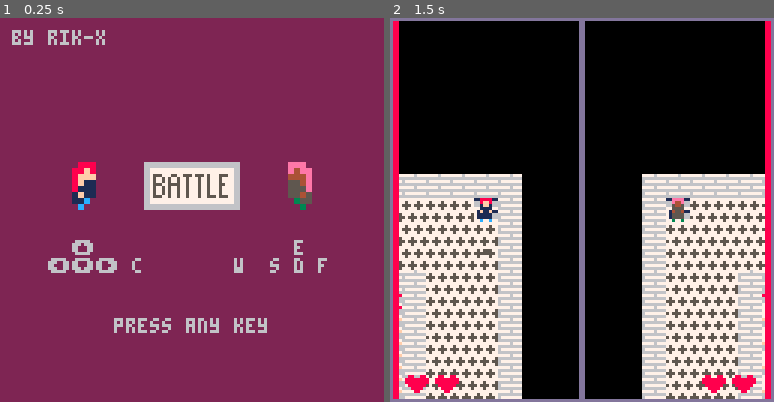
Above: before the commit, frames 1-2 (left to right).
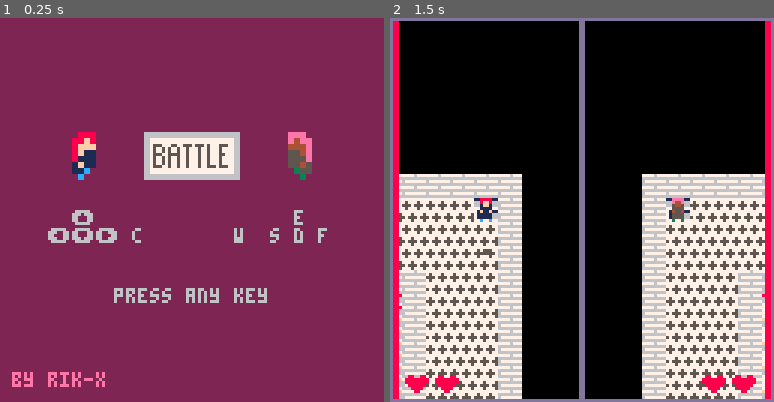
Above: after the commit, the same moments.

Repository: rik-cross/pico-8-battle
Game: PICO-8 cartridge battle.p8
Two runs of this game, one before a commit and one after it. Both use one fixed random seed, a clock stepped at 60 frames per second and the inputs below.
Inputs:
- Up to frame 1 (0.25 s): no input
- Up to frame 2 (1.5 s): tap O (Z key) at 0.33, 0.7, 1.43 s; tap X (X key) at 1.07 s

The runs differ from the first frame. In frame 1, 11% of the frame differs, in the area x 3-86%, y 3-97%; in frame 2, nothing differs.

Commit message:
Start screen updates

Diff:
--- a/battle.p8
+++ b/battle.p8
@@ -740,22 +740,20 @@
  while (not btn(4) and
        not btn(5)) do
 
-  print('by rik-x',4,4)
-  spr(64,48,48,4,2)
-  spr(68,20,48,2,2)
+  spr(64,48,38,4,2)
+  spr(68,20,38,2,2)
   pal(1,5)
   pal(8,14)
   pal(12,3)
   pal(15,4)
-  spr(68,92,48,2,2,1)
+  spr(68,92,38,2,2,1)
   pal()
-  print('  ⬆️     ',16,74)
-  print('⬅️⬇️➡️ c ',16,80)
-
-  print('     e  ',78,74)
-  print('w  s d f',78,80)
-
-  print('press any key',38,100)
+  print('  ⬆️     ',16,64,6)
+  print('⬅️⬇️➡️ c ',16,70,6)
+  print('     e  ',78,64,6)
+  print('w  s d f',78,70,6)
+  print('press any key',38,90,6)
+  print('by rik-x',4,118,14)
 
  end
 
